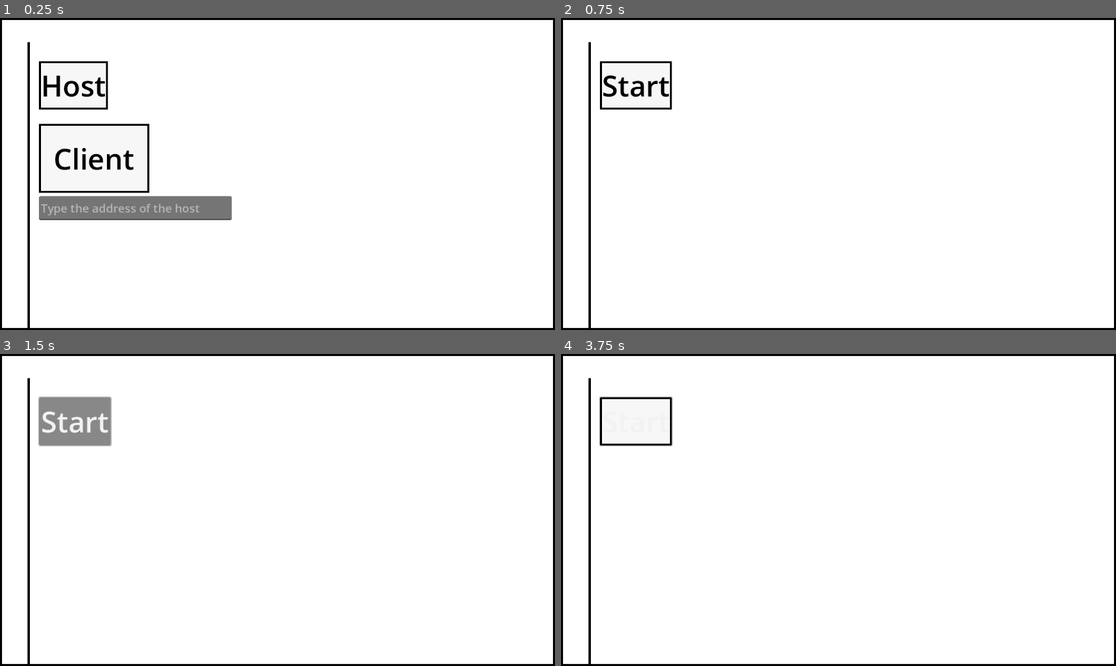
Above: before the commit, frames 1-4 (two rows, left to right).
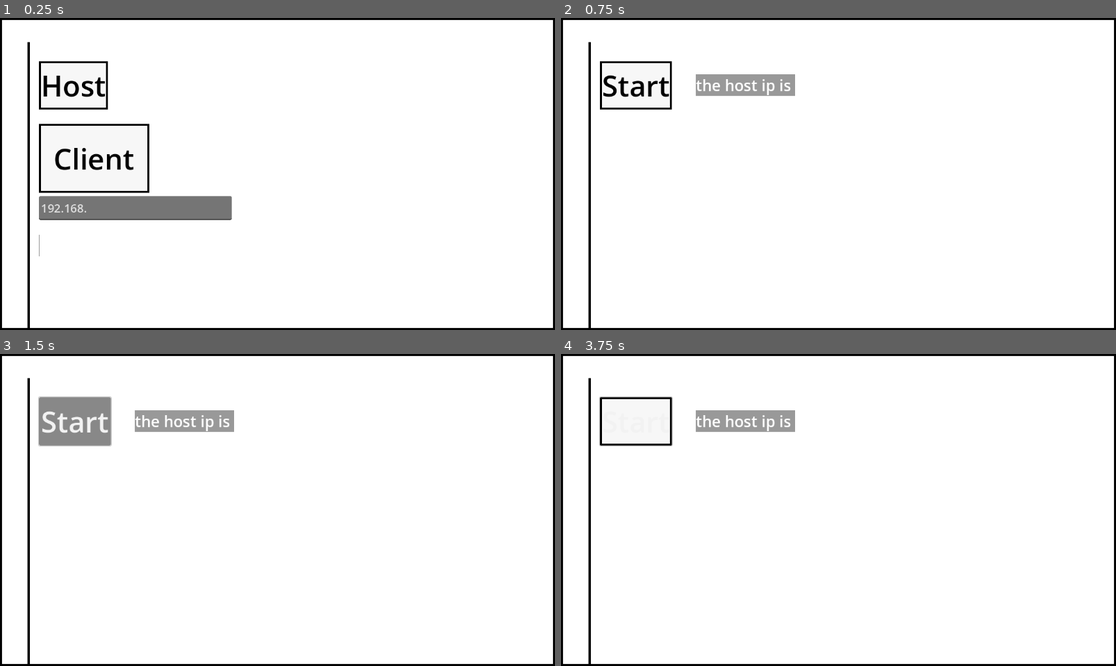
Above: after the commit, the same moments.

Repository: Owlrazum/Dots-and-Boxes
Game: Godot game, scene res://game_logic/connect.tscn
The game is run twice, just before and just after one commit, with the same random seed, the same clock (stepped at 60 frames per second) and the same inputs.
Inputs (mouse positions are in pixels of both pictures, inside the frame that each line leads up to):
- Up to frame 1 (0.25 s): no input
- Up to frame 2 (0.75 s): click "Host" at 0.5 s
- Up to frame 3 (1.5 s): click "Start" at 1.25 s
- Up to frame 4 (3.75 s): click "Start" at 2 s; click "Start" at 2.75 s; tap Enter (ui_accept) at 3.5 s; move the mouse to (960, 494) at 3.52 s; click (960, 494) at 3.67 s

The runs differ from the first frame. In frame 1, 0.3% of the frame differs, in the area x 7-36%, y 59-77%; in frame 2, 1.1%, in the area x 24-43%, y 18-25%; in frame 3, 1.1%; in frame 4, 1.1%.

Commit message:
Add export preset for android internet permission, add ip determination connection through ip

Diff:
--- a/game_logic/connect.gd
+++ b/game_logic/connect.gd
@@ -10,6 +10,8 @@
 @onready var client = $Control/HBox/Client
 @onready var start = $Control/HBox/Start
 
+@onready var host_ip = $Control/HBox/Label as Label
+@onready var client_connect_ip = $Control/HBox/Client/LineEdit as LineEdit
 
 func _init():
 	peer.supported_protocols = [PROTO_NAME]
@@ -19,6 +21,8 @@
 	multiplayer.connected_to_server.connect(on_connected_to_server)
 	multiplayer.server_disconnected.connect(close_network)
 	multiplayer.connection_failed.connect(close_network)
+
+	client_connect_ip.text = '192.168.'
 
 
 func on_connected_to_server():
@@ -45,10 +49,21 @@
 	client.visible = false
 	start.visible = true
 
+	var ips = IP.get_local_addresses()
+	host_ip.text = "the host ip is "
+	for s in ips:
+		if s.contains("192"):
+			host_ip.text += s
 
 func on_Client_pressed():
 	multiplayer.multiplayer_peer = null
-	var error = peer.create_client("ws://localhost:" + str(DEF_PORT))
+	var error
+	if client_connect_ip.text.length() > 4:
+		var url = "ws://%s:%s" % [client_connect_ip.text, str(DEF_PORT)]
+		print(url)
+		error = peer.create_client(url)
+	else:
+		error = peer.create_client("ws://localhost:" + str(DEF_PORT))
 	assert(error == OK)
 	multiplayer.multiplayer_peer = peer
 
--- a/game_logic/connect.tscn
+++ b/game_logic/connect.tscn
@@ -1,8 +1,10 @@
-[gd_scene load_steps=5 format=3 uid="uid://n4dmcqxutlit"]
+[gd_scene load_steps=6 format=3 uid="uid://n4dmcqxutlit"]
 
 [ext_resource type="Script" path="res://game_logic/connect.gd" id="1_cmktx"]
 [ext_resource type="StyleBox" uid="uid://dag5bvc65gyu6" path="res://game_logic/blobor_all.tres" id="2_uiweq"]
 [ext_resource type="StyleBox" uid="uid://blwwb76djkno4" path="res://game_logic/flat_white_bordered.tres" id="4_03ve5"]
+
+[sub_resource type="StyleBoxFlat" id="StyleBoxFlat_1d5w5"]
 
 [sub_resource type="StyleBoxLine" id="StyleBoxLine_gok1o"]
 thickness = 5
@@ -68,7 +70,7 @@
 text = "Client
 "
 
-[node name="TextEdit" type="LineEdit" parent="Control/HBox/Client"]
+[node name="LineEdit" type="LineEdit" parent="Control/HBox/Client"]
 layout_mode = 1
 anchors_preset = 2
 anchor_top = 1.0
@@ -88,6 +90,11 @@
 theme_override_styles/normal = ExtResource("4_03ve5")
 text = "Start"
 
+[node name="Label" type="Label" parent="Control/HBox"]
+layout_mode = 2
+theme_override_font_sizes/font_size = 32
+theme_override_styles/normal = SubResource("StyleBoxFlat_1d5w5")
+
 [node name="VSeparator" type="VSeparator" parent="Control"]
 layout_mode = 1
 offset_left = 11.0
--- a/game_logic/manager.gd
+++ b/game_logic/manager.gd
@@ -1,4 +1,8 @@
 extends Node
+
+
+#Note: When exporting to Android, make sure to enable the INTERNET permission in the Android export preset before exporting the project or using one-click deploy. Otherwise, network communication of any kind will be blocked by Android.
+
 
 @export var selection: Selection
 
Not shown, changed: export_presets.cfg
